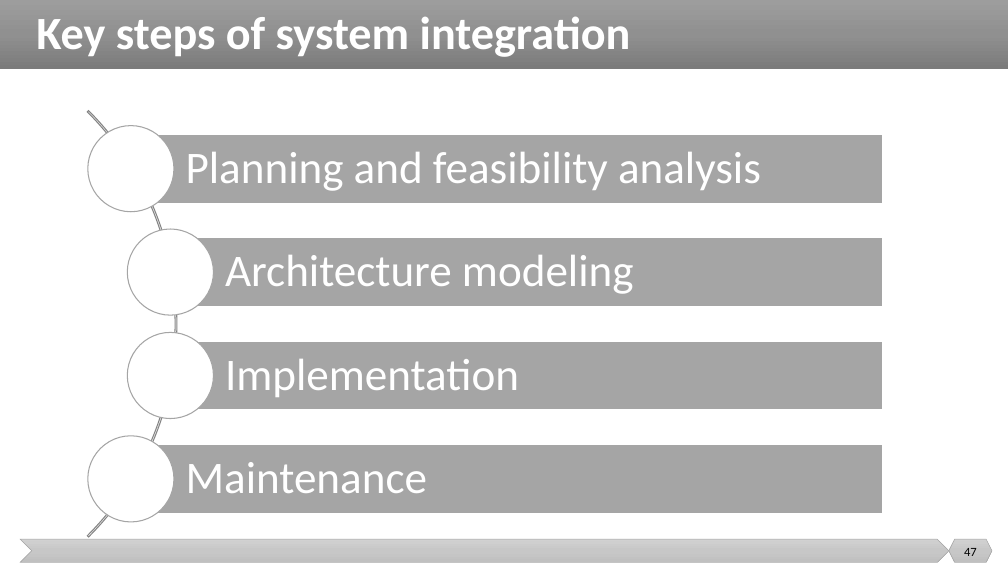
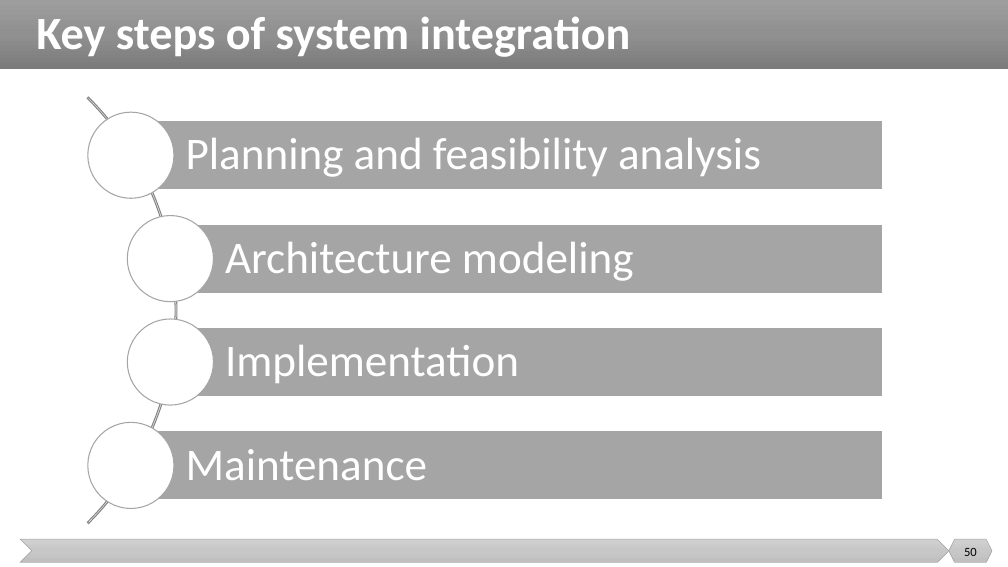
Before and after one commit to malenezi/malenezi, a slide deck: slide 50 of SE495/Lectures/1-Introduction/Introduction.pptx (slide 47 before the commit). Drawn at 1008x567 pixels with LibreOffice and Linux fonts; fonts in the diff are those of the drawing. Boxes give left, top, right and bottom in pixels: in the first picture for what was removed or moved away, otherwise in the second. Text is boxed around its words. In the diff, an @@ line names an element or a change of style, - is before the commit and + after.

```diff
--- a/SE495/Lectures/1-Introduction/Introduction.pptx
+++ b/SE495/Lectures/1-Introduction/Introduction.pptx
@@ text "Architecture modeling": place and size @@
-text "Architecture modeling" at <box>225,255,634,294</box>
+text "Architecture modeling" at <box>225,242,634,281</box>
@@ rectangle: place and size @@
-rectangle at <box>170,237,882,306</box>
+rectangle at <box>170,225,882,293</box>
@@ 4 ellipses, 3 texts, 3 rectangles, 1 arch (boxed as its full ring): place and size @@
-4 ellipses, 3 texts, 3 rectangles, 1 arch (boxed as its full ring) at <box>0,23,883,567</box>
+4 ellipses, 3 texts, 3 rectangles, 1 arch (boxed as its full ring) at <box>0,9,883,567</box>
@@ page number at <box>964,548,977,556</box>: text changed @@
-47
+50
```
Also in this commit, not shown: 3 slides added, 2 other files.
